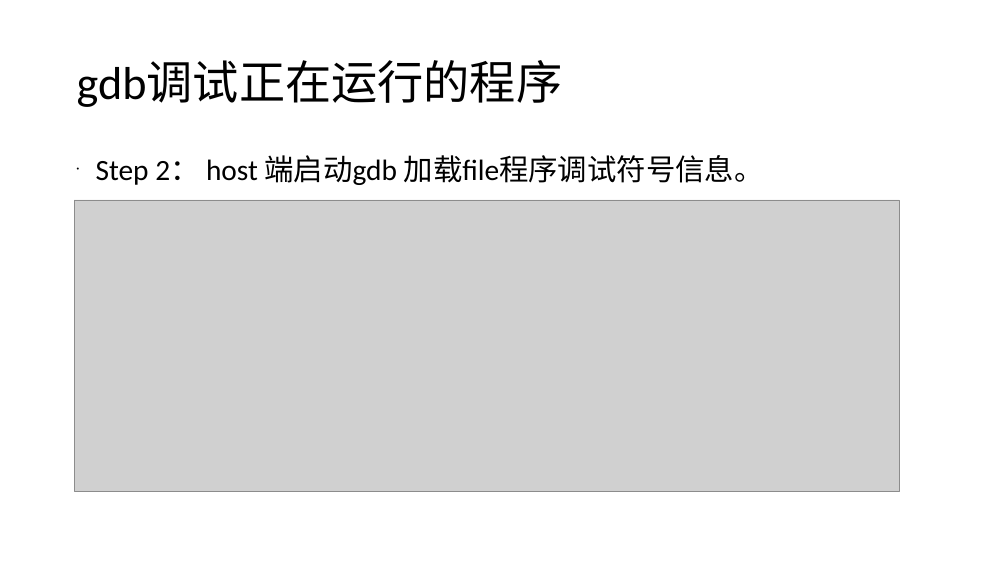
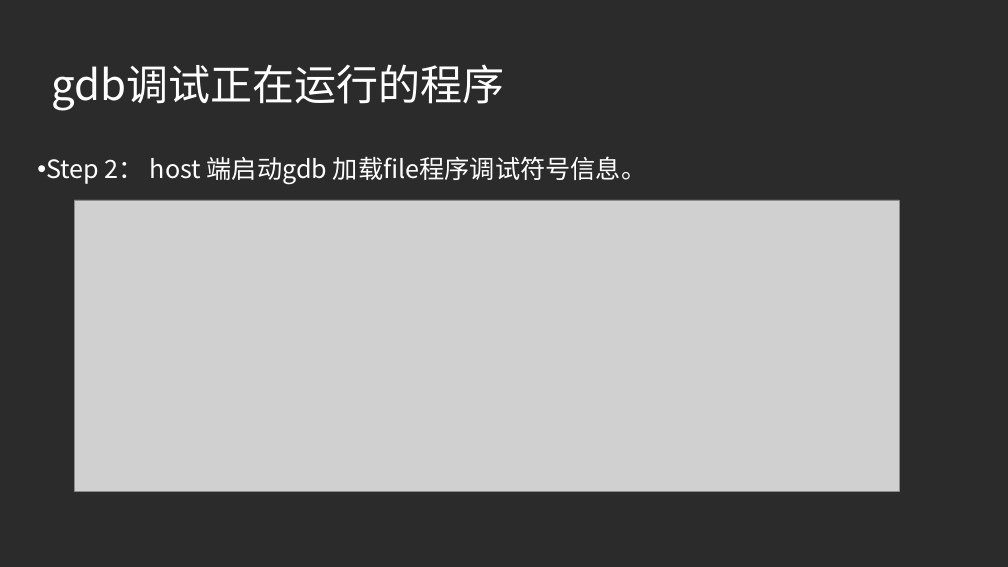
Before and after one commit to beyondforever1993/TestCode, a slide deck: slide 7 of linux调试工具.ppt. Drawn at 1008x567 pixels with LibreOffice and Linux fonts; fonts in the diff are those of the drawing; grey boxes stand for pictures; background and template pictures are left out; a plain dark background stands for a picture behind light text. Boxes give left, top, right and bottom in pixels: in the first picture for what was removed or moved away, otherwise in the second. Text is boxed around its words. In the diff, an @@ line names an element or a change of style, - is before the commit and + after.

```diff
--- a/linux调试工具.ppt
+++ b/linux调试工具.ppt
@@ background #FFFFFF to picture (left out) @@
@@ title "gdb调试正在运行的程序": place and size @@
-title "gdb调试正在运行的程序" at [77, 61, 563, 107]
+title "gdb调试正在运行的程序" at [52, 64, 505, 111]
@@ title "gdb调试正在运行的程序" at [52, 64, 505, 111]: size 44 to 40 pt, font Calibri to Noto Sans CJK SC, text colour #000000 to #FFFFFF; line spacing 0.9 to 1 @@
@@ text "Step 2： host 端启动gdb 加载file程序调试符号信息。": place and size @@
-text "Step 2： host 端启动gdb 加载file程序调试符号信息。" at [96, 155, 764, 185]
+text "Step 2： host 端启动gdb 加载file程序调试符号信息。" at [46, 156, 646, 185]
@@ text "Step 2： host 端启动gdb 加载file程序调试符号信息。" at [46, 156, 646, 185]: size 28 to 24 pt, font Calibri to Noto Sans CJK SC, text colour #000000 to #FFFFFF; indent changed; line spacing 0.9 to 1; less space between paragraphs; bullet colour #000000 to #FFFFFF @@
```
Also in this commit, not shown: 6 other slides changed, 5 slides added.
